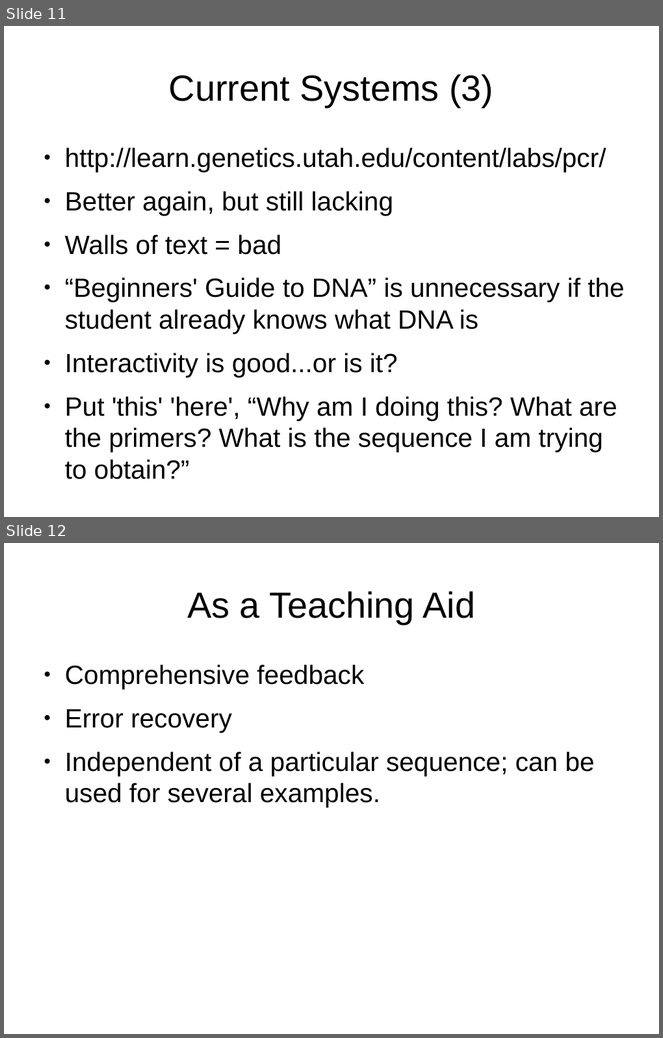
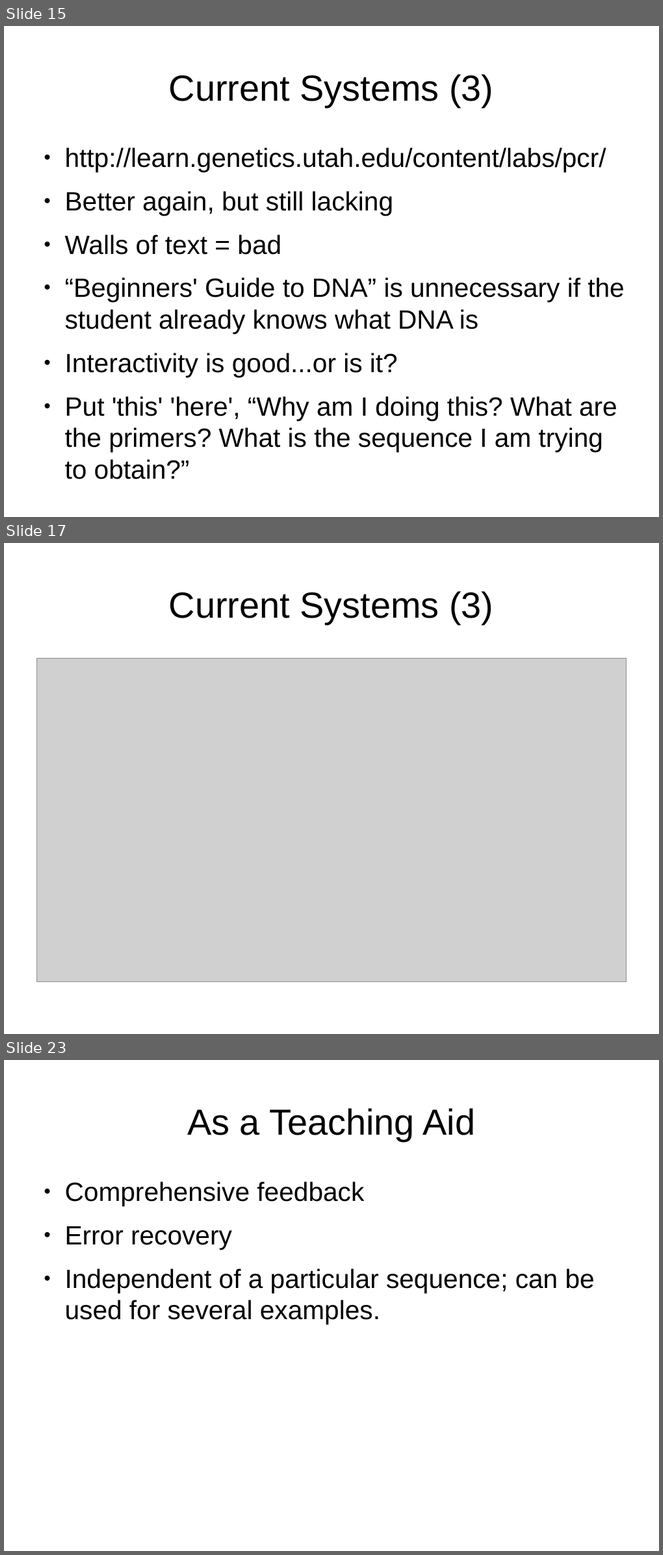
Before and after one commit to Dan-McElroy/Team-Project--Q, a slide deck: docs/progressPresentation/draft.odp. Shown one above the other, each under a label of ours: slides 11 and 12 before the commit, slides 15, 17 and 23 after it; the slides between them are not shown. The pictures are 663x1038 and 663x1555 pixels, drawn with LibreOffice and Linux fonts; fonts in the diff are those of the drawing; grey boxes stand for pictures. Boxes give left, top, right and bottom in pixels: in the first picture for what was removed or moved away, otherwise in the second. Text is boxed around its words. In the diff, an @@ line names an element or a change of style, - is before the commit and + after.

```diff
--- a/docs/progressPresentation/draft.odp
+++ b/docs/progressPresentation/draft.odp
@@ slide 17 added at (4,543,659,1034), background #FFFFFF @@
@@ title added at (169,591,493,624), 44 pt, text #000000 @@
+Current Systems (3)
@@ picture added at (36,658,627,982) @@
@@ what was slide 11 is now slide 15 @@
@@ what was slide 12 is now slide 23 @@
```
Also in this commit, not shown: 2 slides changed, 11 other slides added, 1 slide removed, 12 other files.
